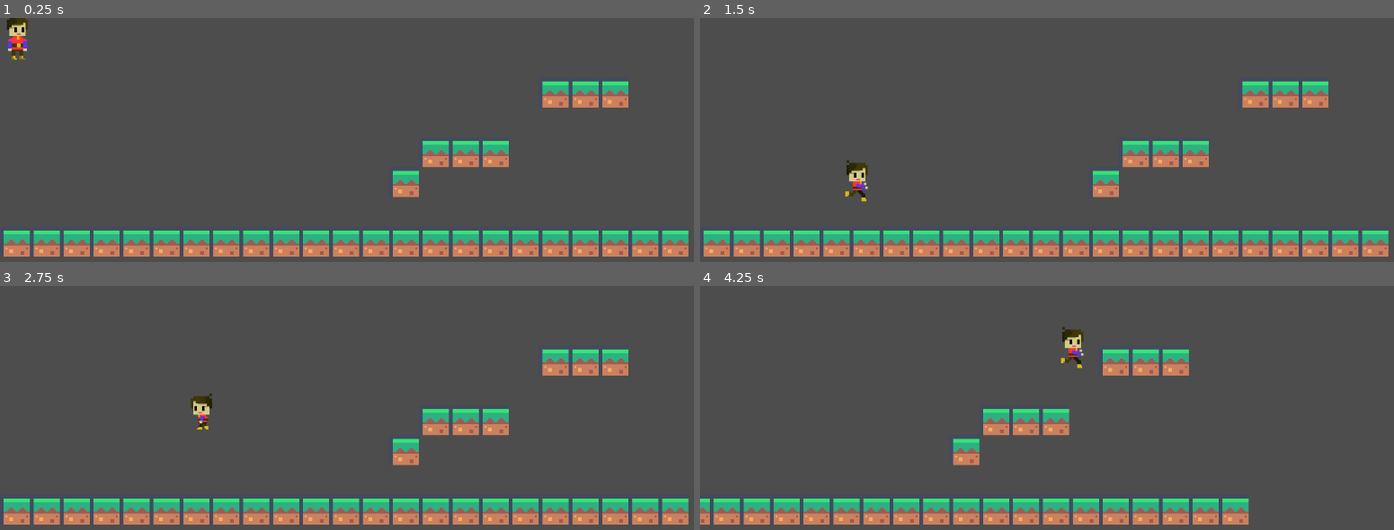
Above: before the commit, frames 1-4 (two rows, left to right).
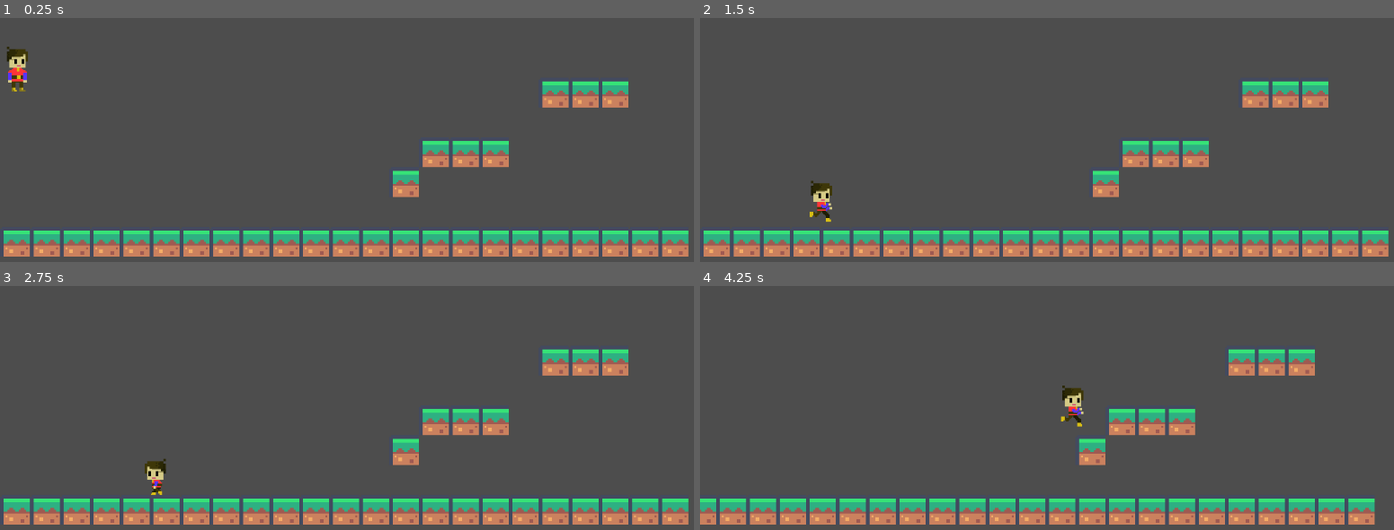
Above: after the commit, the same moments.

Repository: IMHouzzy/Grybu-karas
Game: Godot game, scene res://main.tscn
Two runs of this game, one before a commit and one after it. Both use one fixed random seed, a clock stepped at 60 frames per second and the inputs below.
Inputs:
- Up to frame 1 (0.25 s): no input
- Up to frame 2 (1.5 s): hold S (crouch) 0.53-1.28 s; hold D (move_right) from 0.53 s (still down); tap W (jump) at 0.77, 0.8, 1.07, 1.35 s
- Up to frame 3 (2.75 s): tap W (jump) at 1.52, 1.82, 2.3 s; tap S (crouch) at 1.55 s; release D (move_right) at 2.03 s; hold Left (move_left) from 2.03 s (still down); hold S (crouch) from 2.03 s (still down)
- Up to frame 4 (4.25 s): release Left (move_left) at 2.78 s; release S (crouch) at 2.78 s; hold D (move_right) from 2.78 s (still down); tap S (crouch) at 2.85 s; tap W (jump) at 3.02, 3.32 s; hold W (jump) from 3.53 s (still down)

The runs differ from the first frame. In frame 1, 0.7% of the frame differs, in the area x 1-5%, y 0-31%; in frame 2, 0.7%; in frame 3, 0.6%; in frame 4, 12%, in the area x 0-98%, y 16-98%.

Commit message:
gravity

Diff:
--- a/PlayerControler.gd
+++ b/PlayerControler.gd
@@ -1,8 +1,8 @@
 extends CharacterBody2D
 
-var SPEED = 400.0 #Character speed
-var JUMP_VELOCITY = -450 #Jump hight
-var  DOUBLE_JUMP_VELOCITY = -350 #Second jump hight
+var SPEED = 300.0 #Character speed
+var JUMP_VELOCITY = -700 #Jump hight
+var  DOUBLE_JUMP_VELOCITY = -600 #Second jump hight
 
 var jumps_made = 0 #jump counter
 var max_jumps = 2 # max jumps that character can make (galima keisti jeigu reikia)
@@ -33,25 +33,25 @@
 			sprite_2d.animation = "CrouchWalking"
 			$NormalColision.disabled = true
 			$CrouchingColision.disabled = false
-			SPEED = 200
-			JUMP_VELOCITY = -250
-			DOUBLE_JUMP_VELOCITY = -200
+			SPEED = 150
+			JUMP_VELOCITY = -500
+			DOUBLE_JUMP_VELOCITY = -400
 		elif is_zero_approx(velocity.x):
 			sprite_2d.animation = "Crouching"
 			#Swiches to crouching collider
 			$NormalColision.disabled = true
 			$CrouchingColision.disabled = false
-			SPEED = 200
-			JUMP_VELOCITY = -250
-			DOUBLE_JUMP_VELOCITY = -200
+			SPEED = 150
+			JUMP_VELOCITY = -500
+			DOUBLE_JUMP_VELOCITY = -400
 
 	else:
 		#Swiches back to normal collider
 		$NormalColision.disabled = false
 		$CrouchingColision.disabled = true
-		SPEED = 400.0
-		JUMP_VELOCITY = -450
-		DOUBLE_JUMP_VELOCITY = -350
+		SPEED = 300.0
+		JUMP_VELOCITY = -700
+		DOUBLE_JUMP_VELOCITY = -600
 
 
 
--- a/character_body_2d.tscn
+++ b/character_body_2d.tscn
@@ -81,9 +81,8 @@
 texture_filter = 1
 scale = Vector2(2, 2)
 sprite_frames = SubResource("SpriteFrames_np7qr")
-animation = &"CrouchWalking"
+animation = &"Running"
 autoplay = "idle"
-frame_progress = 0.766665
 
 [node name="NormalColision" type="CollisionShape2D" parent="."]
 position = Vector2(1, 0)
@@ -96,9 +95,9 @@
 debug_color = Color(0.964706, 0.133333, 0.345098, 0.419608)
 
 [node name="RightCheckAbove" type="RayCast2D" parent="."]
-position = Vector2(19, 0)
+position = Vector2(16, 0)
 target_position = Vector2(0, -45)
 
 [node name="LeftCheckAbove" type="RayCast2D" parent="."]
-position = Vector2(-15, 0)
+position = Vector2(-10.805, 0)
 target_position = Vector2(0, -45)
--- a/project.godot
+++ b/project.godot
@@ -41,3 +41,7 @@
 , Object(InputEventKey,"resource_local_to_scene":false,"resource_name":"","device":0,"window_id":0,"alt_pressed":false,"shift_pressed":false,"ctrl_pressed":false,"meta_pressed":false,"pressed":false,"keycode":0,"physical_keycode":4194322,"key_label":0,"unicode":0,"echo":false,"script":null)
 ]
 }
+
+[physics]
+
+2d/default_gravity=2500.0
